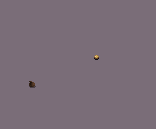
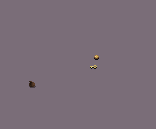
The second 156 x 129 image is a revision of the first. Changes to its layers:
added group "GoldenKey" with 4 layers above "Sack.png" over [90, 65, 97, 69]
added layer "GoldenKey01.png" in group "GoldenKey" over [90, 65, 97, 69]
added layer "GoldenKey02.png" in group "GoldenKey" over [90, 65, 97, 69]
added layer "GoldenKey03.png" in group "GoldenKey" over [90, 65, 97, 69]
added layer "GoldenKey04.png" in group "GoldenKey" over [90, 65, 97, 69]
